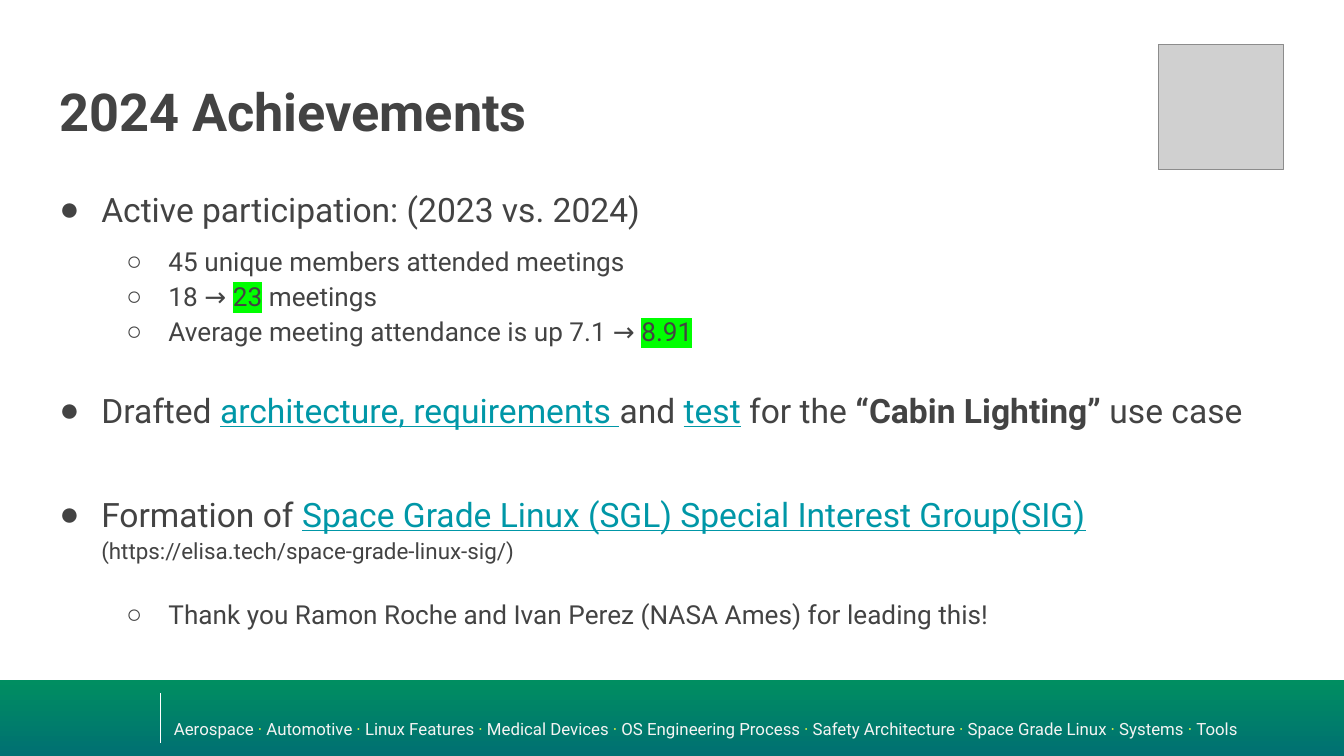
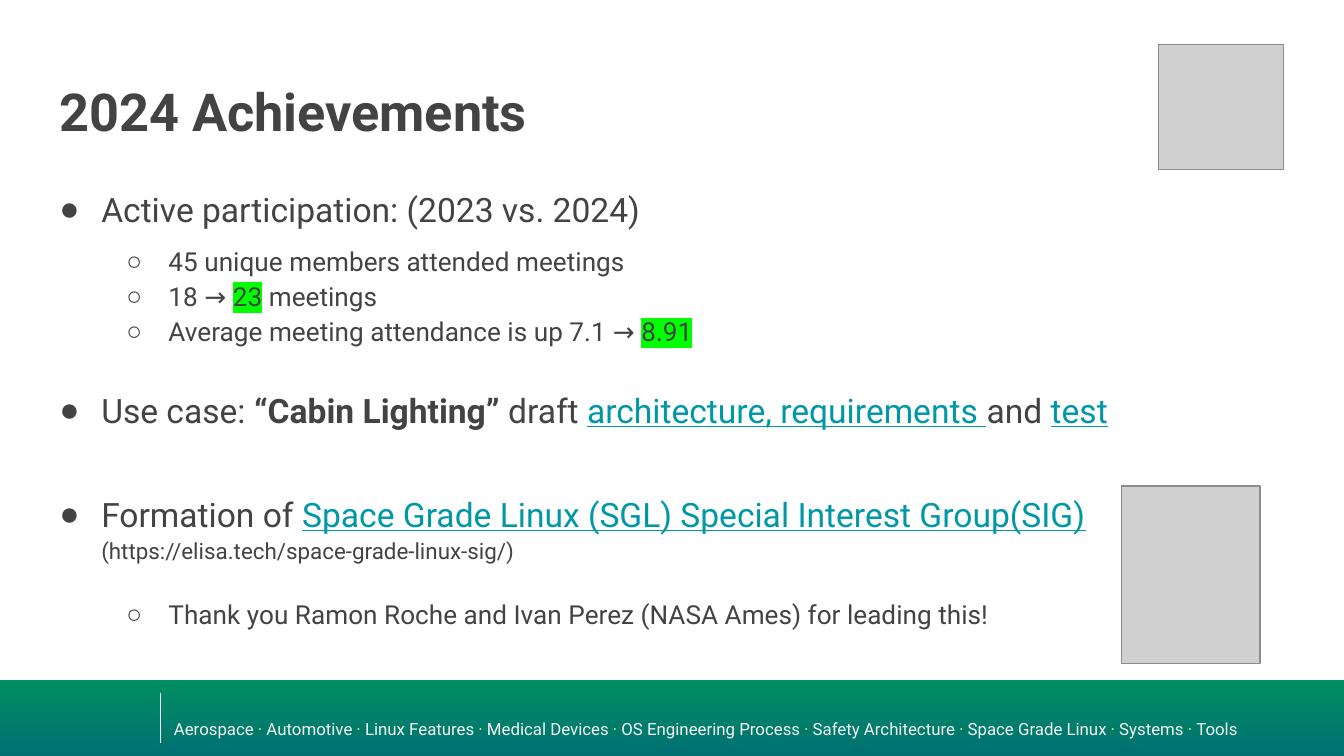
Before and after one commit to elisa-tech/wg-aerospace, a slide deck: slide 3 of presentations/ELISA-aerospace-wg-updates-2025.pptx. Drawn at 1344x756 pixels with LibreOffice and Linux fonts; fonts in the diff are those of the drawing; grey boxes stand for pictures; background and template pictures are left out. Boxes give left, top, right and bottom in pixels: in the first picture for what was removed or moved away, otherwise in the second. Text is boxed around its words. In the diff, an @@ line names an element or a change of style, - is before the commit and + after.

Commit message:
Annual Update: add pictures and breakdown 2025 into a couple slides

```diff
--- a/presentations/ELISA-aerospace-wg-updates-2025.pptx
+++ b/presentations/ELISA-aerospace-wg-updates-2025.pptx
@@ text at box(101, 397, 1108, 430): text changed @@
-● Drafted architecture, requirements and test for the “Cabin Lighting” use case
+● Use case: “Cabin Lighting” draft architecture, requirements and test
@@ picture added at box(1121, 487, 1259, 664) @@
```
Also in this commit, not shown: 3 other slides changed, 1 slide added.
